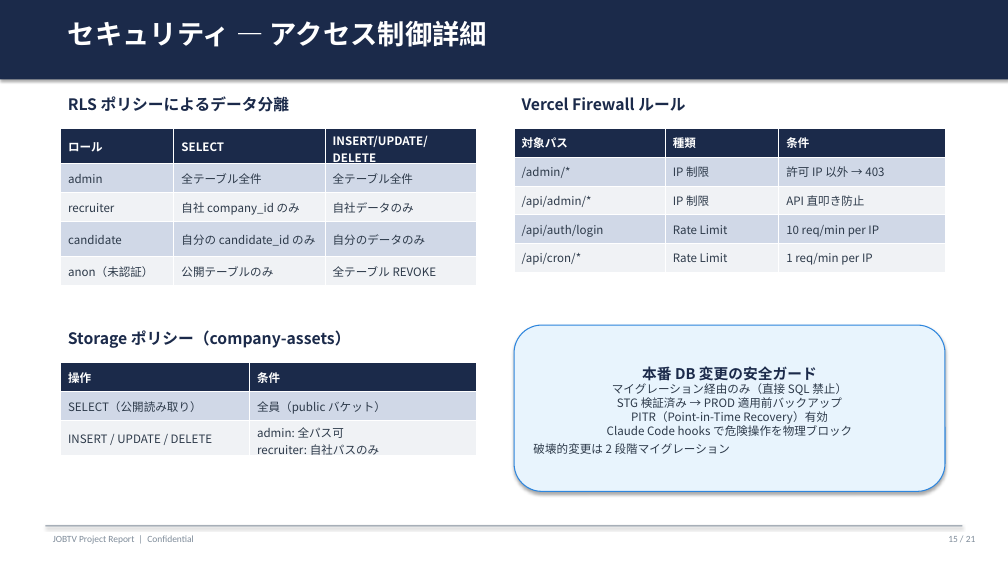
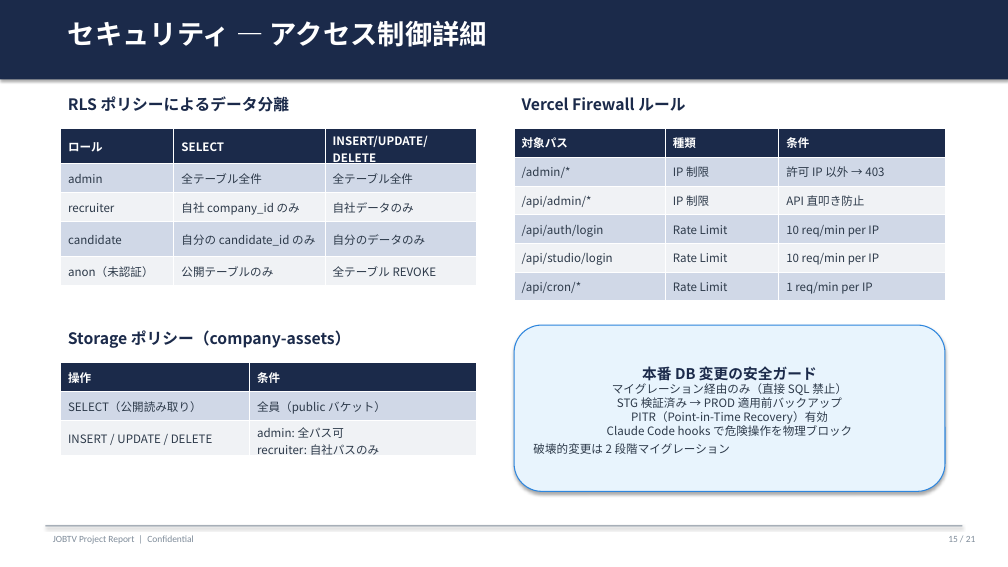
Before and after one commit to o-tatsuki1029/jobtv-app, a slide deck: slide 15 of docs/presentations/jobtv_executive_report.pptx. Drawn at 1008x567 pixels with LibreOffice and Linux fonts; fonts in the diff are those of the drawing. Boxes give left, top, right and bottom in pixels: in the first picture for what was removed or moved away, otherwise in the second. Text is boxed around its words. In the diff, an @@ line names an element or a change of style, - is before the commit and + after.

```diff
--- a/docs/presentations/jobtv_executive_report.pptx
+++ b/docs/presentations/jobtv_executive_report.pptx
@@ table at bbox=[514, 129, 945, 301] @@
+row 5: /api/studio/login | Rate Limit | 10 req/min per IP
```
Also in this commit, not shown: 8 other slides changed, 18 other files.
